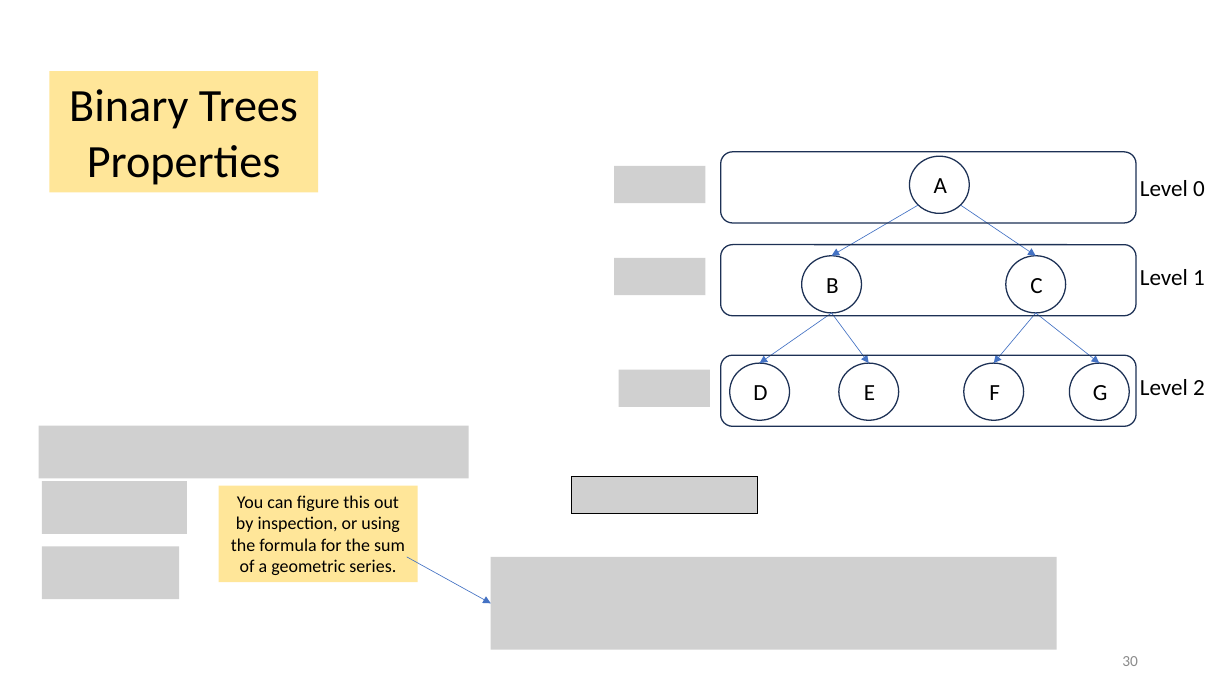
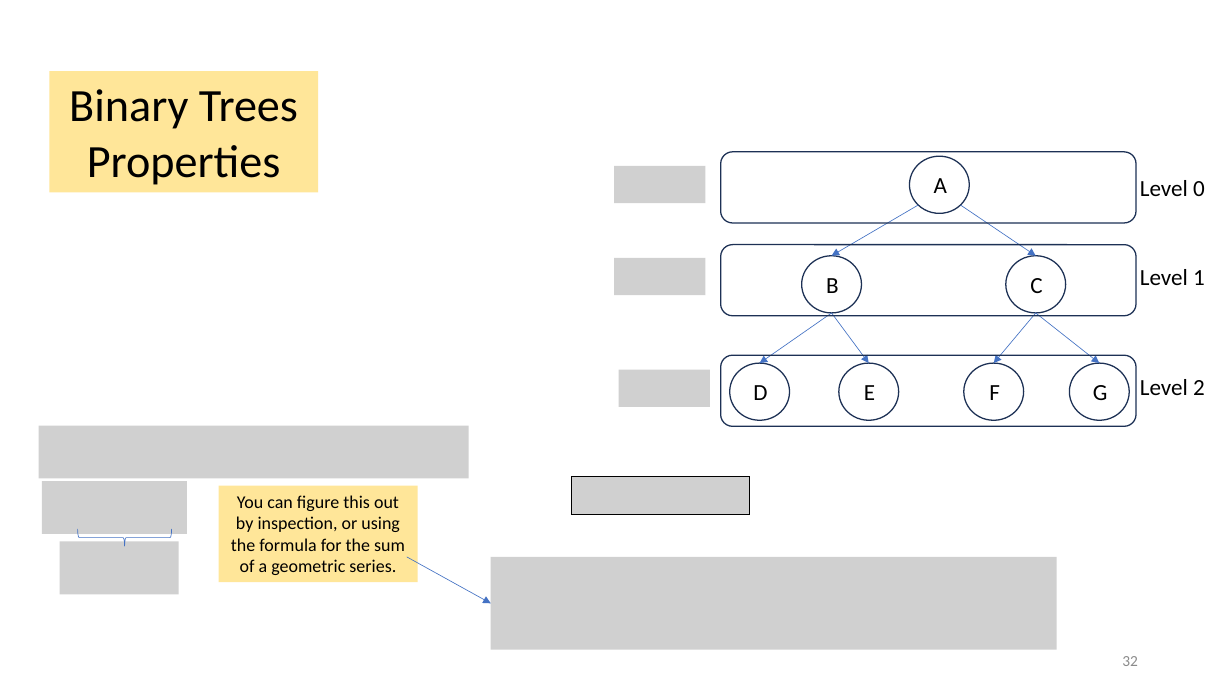
Before and after one commit to tjd1234/cmpt225summer2023, a slide deck: slide 32 of lecture_notes/week6/week6_trees.pptx (slide 30 before the commit). Drawn at 1232x693 pixels with LibreOffice and Linux fonts; fonts in the diff are those of the drawing; grey boxes stand for pictures. Boxes give left, top, right and bottom in pixels: in the first picture for what was removed or moved away, otherwise in the second. Text is boxed around its words. In the diff, an @@ line names an element or a change of style, - is before the commit and + after.

```diff
--- a/lecture_notes/week6/week6_trees.pptx
+++ b/lecture_notes/week6/week6_trees.pptx
@@ picture: place and size @@
-picture at [571,476,757,513]
+picture at [571,476,750,514]
@@ left brace added at [77,529,171,547], outline #4472C4 0.5 pt @@
@@ picture: place and size @@
-picture at [42,546,179,599]
+picture at [60,542,179,594]
@@ page number at [1122,656,1138,666]: text changed @@
-30
+32
```
Also in this commit, not shown: 10 other slides changed, 2 slides added, 1 other file.
